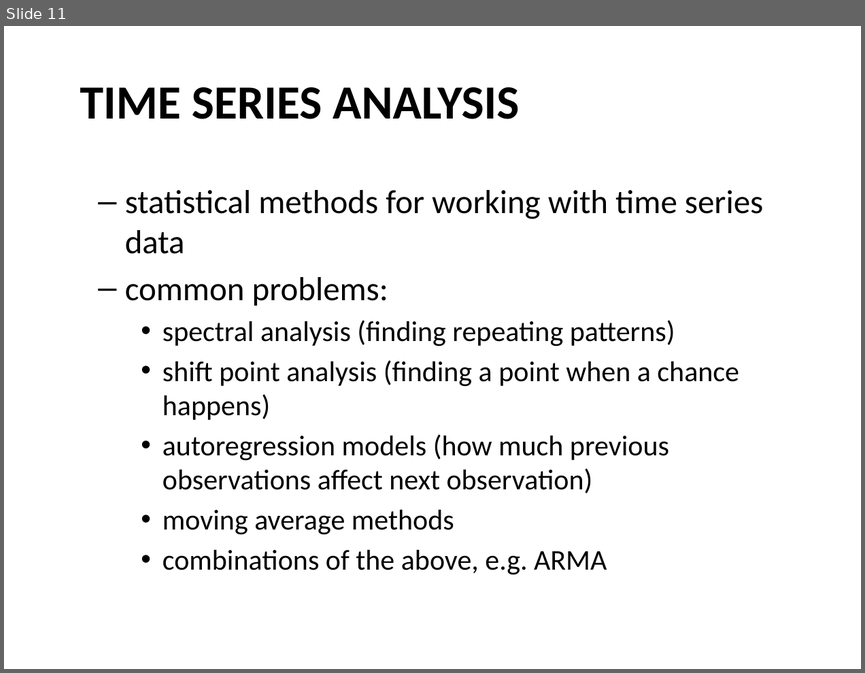
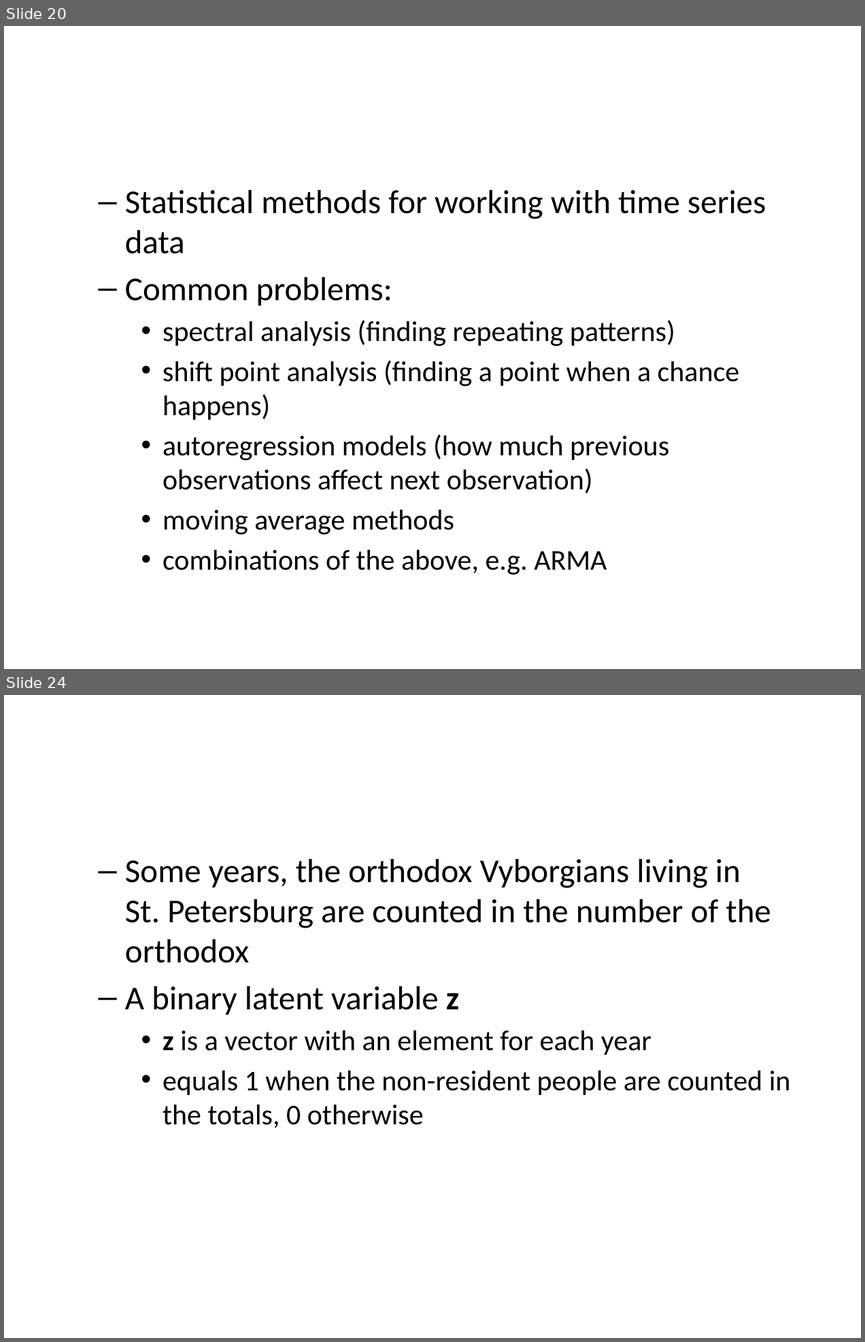
Before and after one commit to AnttiHaerkoenen/vyborg_orthodox, a slide deck: article/slides/slides-seminar-2021.pptx. Shown one above the other, each under a label of ours: slide 11 before the commit, slides 20 and 24 after it; the slides between them are not shown. The pictures are 865x673 and 865x1342 pixels, drawn with LibreOffice and Linux fonts; fonts in the diff are those of the drawing. Boxes give left, top, right and bottom in pixels: in the first picture for what was removed or moved away, otherwise in the second. Text is boxed around its words. In the diff, an @@ line names an element or a change of style, - is before the commit and + after.

```diff
--- a/article/slides/slides-seminar-2021.pptx
+++ b/article/slides/slides-seminar-2021.pptx
@@ slide 24 added at (4, 695, 861, 1338), background #FFFFFF @@
@@ text added at (125, 859, 791, 1127), 28 pt, text #000000 @@
+  – Some years, the orthodox Vyborgians living in St. Petersburg are counted in the number of the orthodox
+  – A binary latent variable z
+    • z is a vector with an element for each year
+    • equals 1 when the non-resident people are counted in the totals, 0 otherwise
@@ what was slide 11 is now slide 20 @@
@@ slide 20 changed as well @@
@@ text removed at (80, 87, 519, 119) @@
-TIME SERIES ANALYSIS
@@ text at (125, 190, 766, 305): text changed @@
-  – statistical methods for working with time series data
-  – common problems:
+  – Statistical methods for working with time series data
+  – Common problems:
```
Also in this commit, not shown: 9 other slides changed, 16 other slides added, 1 slide removed, 2 other files.
